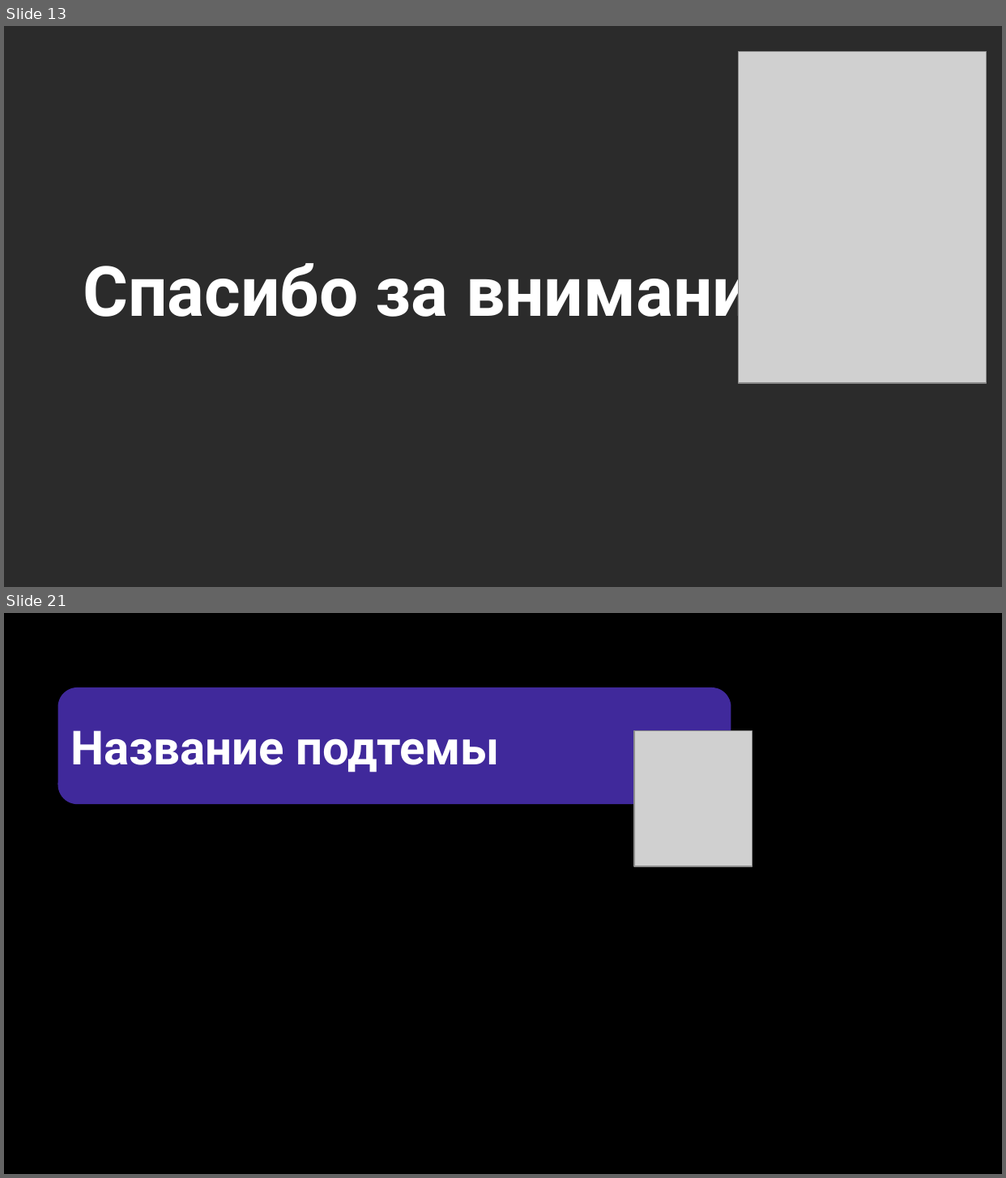
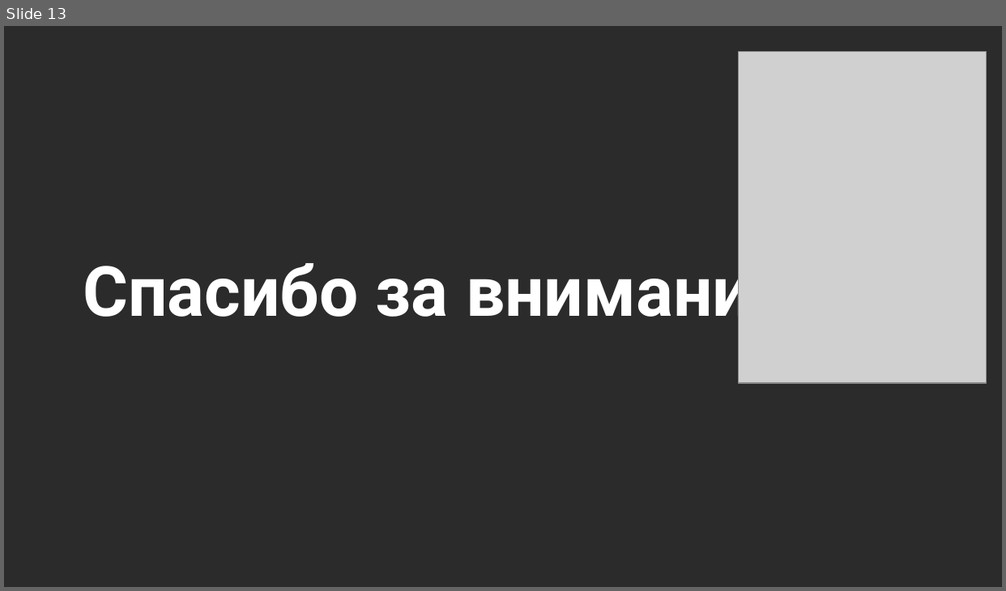
Before and after one commit to XR443/psychic-spoon, a slide deck: Презентация.odp. Shown one above the other, each under a label of ours: slides 13 and 21 before the commit, slide 13 after it; the slides between them are not shown. The pictures are 1006x1178 and 1006x591 pixels, drawn with LibreOffice and Linux fonts; fonts in the diff are those of the drawing; grey boxes stand for pictures; background and template pictures are left out; a plain dark background stands for a picture behind light text. Boxes give left, top, right and bottom in pixels: in the first picture for what was removed or moved away, otherwise in the second. Text is boxed around its words. In the diff, an @@ line names an element or a change of style, - is before the commit and + after.

```diff
--- a/Презентация.odp
+++ b/Презентация.odp
@@ slide 21 removed at box(4, 613, 1002, 1174), background #000000 @@
@@ rounded rectangle removed at box(58, 688, 731, 805) @@
-Название подтемы
@@ picture removed at box(633, 730, 752, 867) @@
@@ title removed at box(74, 794, 794, 852) @@
-Материал для моделирования
```
Also in this commit, not shown: 6 slides changed, 4 slides added, 36 other slides removed, 6 other files.
